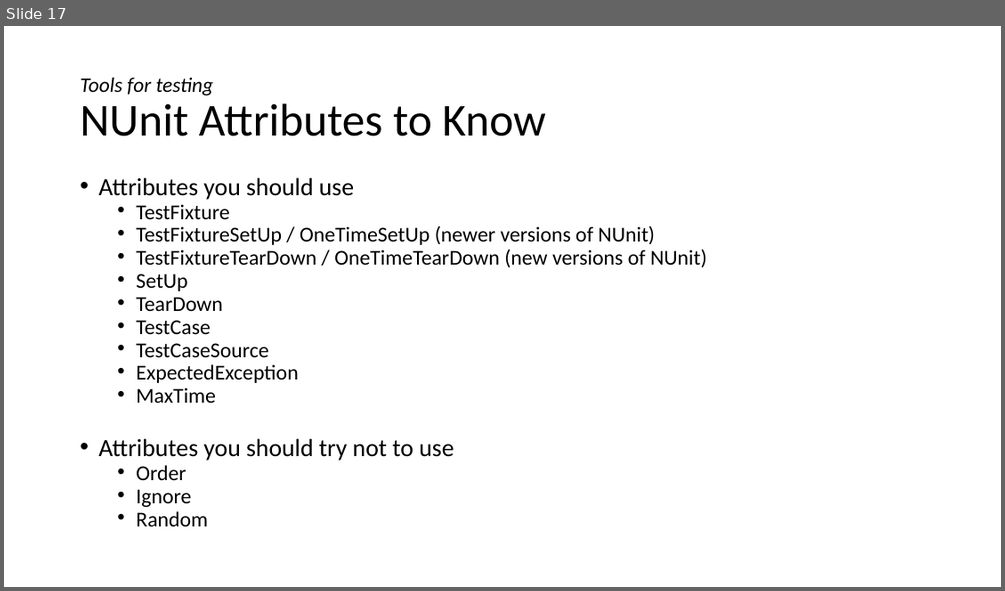
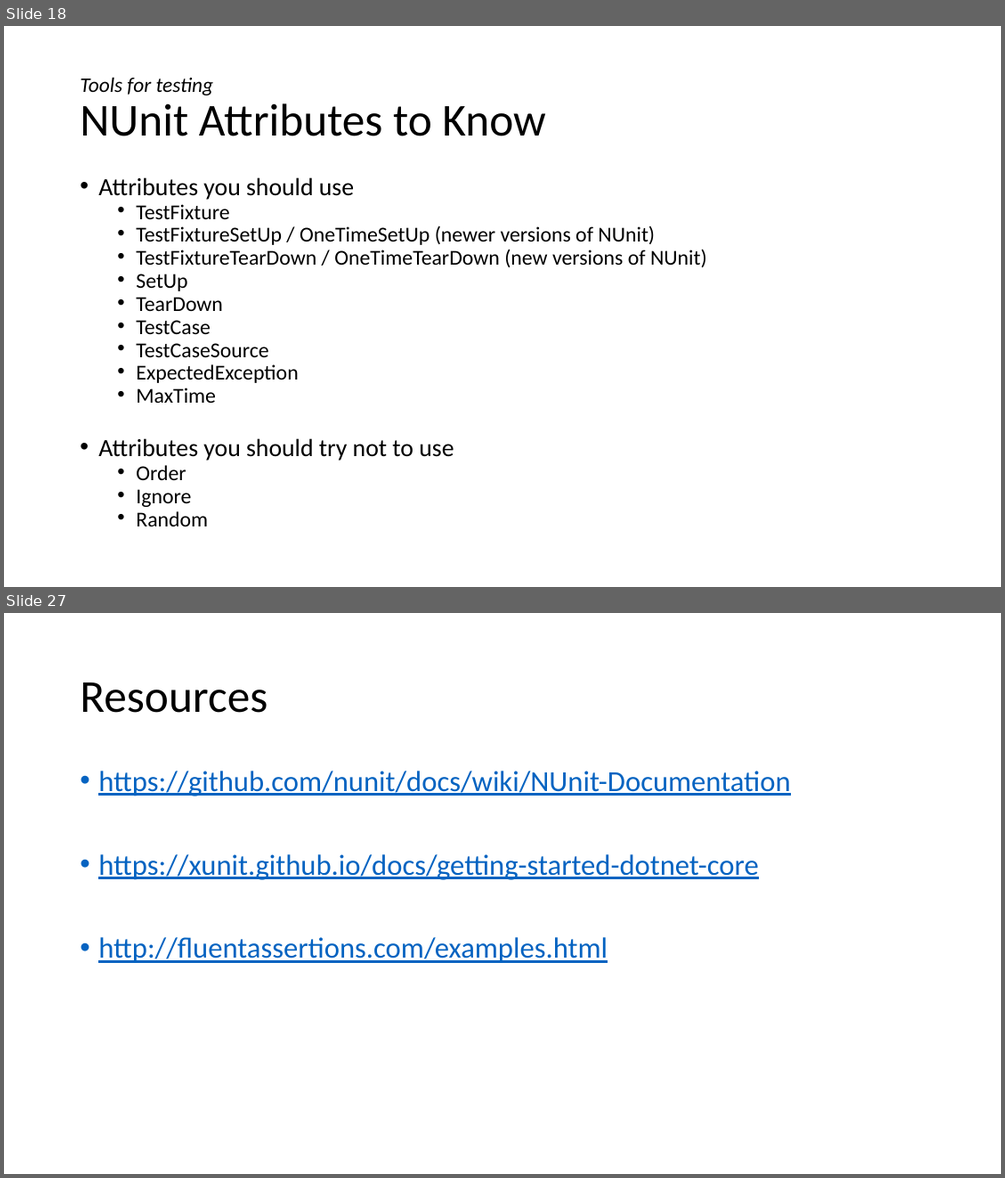
Before and after one commit to dnllowe/testing-presentation, a slide deck: testing-presentation.pptx. Shown one above the other, each under a label of ours: slide 17 before the commit, slides 18 and 27 after it; the slides between them are not shown. The pictures are 1005x591 and 1005x1178 pixels, drawn with LibreOffice and Linux fonts; fonts in the diff are those of the drawing. Boxes give left, top, right and bottom in pixels: in the first picture for what was removed or moved away, otherwise in the second. Text is boxed around its words. In the diff, an @@ line names an element or a change of style, - is before the commit and + after.

```diff
--- a/testing-presentation.pptx
+++ b/testing-presentation.pptx
@@ slide 27 added at [4,613,1001,1174], background #FFFFFF @@
@@ title added at [80,682,267,713], 44 pt, text #000000 @@
+Resources
@@ text added at [98,771,790,963], 28 pt, text #0563C1, underline @@
+• https://github.com/nunit/docs/wiki/NUnit-Documentation
+• https://xunit.github.io/docs/getting-started-dotnet-core
+• http://fluentassertions.com/examples.html
@@ what was slide 17 is now slide 18 @@
```
Also in this commit, not shown: 7 slides changed, 7 other slides added, 6 other files.
